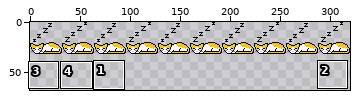
Sprite sheet -- kitty-kat.png. Above, an overview of the earlier version with the close-up marked.
Close-up. Old version:
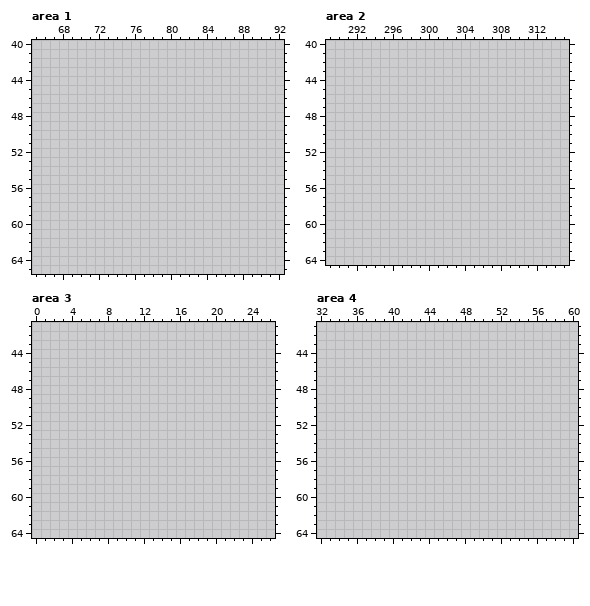
The file is 320x320 pixels. Shown: area 1: x 65..92, y 40..65; area 2: x 289..315, y 40..64; area 3: x 0..26, y 41..64; area 4: x 32..60, y 41..64. The wide view leaves out empty margins. The commit also changed other parts of the picture, which this record leaves out.
Once edited:
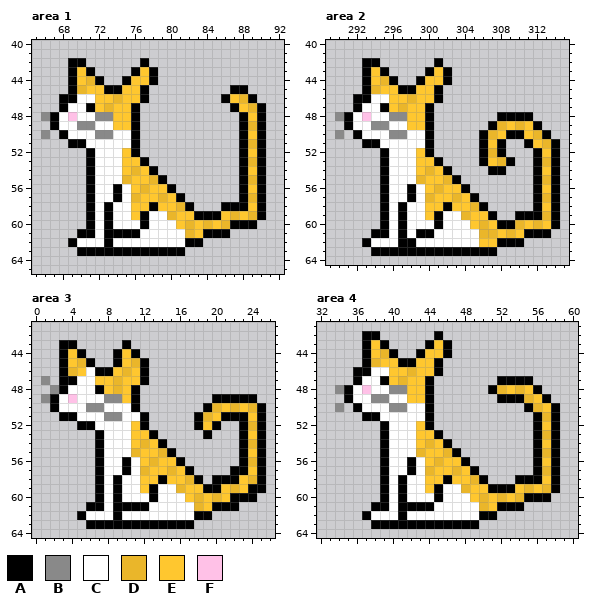
Palette (. is transparent): A #000000  B #898989  C #ffffff  D #eab62a  E #ffc72f  F #ffc1e7
From old to new:
Changed rows in their new state; - is an unchanged pixel.
Area 1:
first column x 66:
42 ---AA------A-------------
43 ---AEA----AEA------------
44 ---AEDA--AEEA------------
45 ---ADEEAAEEA---------AA--
46 --AACCEEDEEA--------AEDA-
47 --ACCAEDEEA----------AEDA
48 BACFCCBBEEA-----------AEA
49 -ACCBBCCEEA-----------ADA
50 B-ACCCBBCCA-----------AEA
51 ---AACCCCCA-----------ADA
52 -----ACCCEA-----------AEA
53 -----ACCCEEA----------ADA
54 -----ACCCEDEA---------AEA
55 -----ACCCDEEDA--------ADA
56 -----ACCACEDEEA-------AEA
57 -----ACCACDEEDEA------ADA
58 -----ACACCEEAEEDA---AAAEA
59 -----ACACCEACCDEEAAAEDEDA
60 -----ACACCCACCCEDEDEDAAA-
61 ----AACAAAACCCCCDEAAA----
62 ---ACCCACCCCCCCCAA-------
63 ----AAAAAAAAAAAA---------
Area 2:
first column x 290:
42 ---AA------A-------------
43 ---AEA----AEA------------
44 ---AEDA--AEEA------------
45 ---ADEEAAEEA-------------
46 --AACCEEDEEA-------------
47 --ACCAEDEEA--------------
48 BACFCCBBEEA-------AAAA---
49 -ACCBBCCEEA------ADEDEA--
50 B-ACCCBBCCA-----ADEAAEDA-
51 ---AACCCCCA-----AEA--AEDA
52 -----ACCCEA-----ADA---AEA
53 -----ACCCEEA----AEDA--ADA
54 -----ACCCEDEA----AA---AEA
55 -----ACCCDEEDA--------ADA
56 -----ACCACEDEEA-------AEA
57 -----ACCACDEEDEA------ADA
58 -----ACACCEEAEEDA-----AEA
59 -----ACACCEACCDEEA--AAADA
60 -----ACACCCACCCEDEAADEDEA
61 ----AACACAACCCCCDDEDEAAA-
62 ---ACCCAACCCCCCCEEAAA----
63 ----AAAAAAAAAAAAAA-------
Area 3:
first column x 1:
43 --AA-----A---------------
44 --AEA---AEA--------------
45 --AEDA--AEDA-------------
46 --ADECAAEDEA-------------
47 B-AACCEEDEEA-------------
48 -BACCCAEDEA--------------
49 BACFCCCBBEA--------AAAAA-
50 -ACCCBBCCCA-------ADEDEDA
51 --AACCCBBCCA-----ADEAAAEA
52 ----AACCCCEA-----AEA--ADA
53 ------ACCCEEA-----A---AEA
54 ------ACCCEDEA--------ADA
55 ------ACCCDEEDA-------AEA
56 ------ACCACEDEEA------ADA
57 ------ACCACDEEDEA----AAEA
58 ------ACACCEEAEEDA-AAAEDA
59 ------ACACCEACCDEEAAEDEAA
60 ------ACACCCACCCEDEDEAAA-
61 -----AACAAAACCCCCDEAAA---
62 ----ACCCACCCCCCCCAA------
63 -----AAAAAAAAAAAA--------
Area 4:
first column x 34:
42 ---AA------A-------------
43 ---AEA----AEA------------
44 ---AEDA--AEEA------------
45 ---ADEEAAEEA-------------
46 --AACCEEDEEA-------------
47 --ACCAEDEEA-------AAAA---
48 BACFCCBBEEA------ADEDEA--
49 -ACCBBCCEEA-------AAADEA-
50 B-ACCCBBCCA----------ADEA
51 ---AACCCCCA-----------ADA
52 -----ACCCEA-----------AEA
53 -----ACCCEEA----------ADA
54 -----ACCCEDEA---------AEA
55 -----ACCCDEEDA--------ADA
56 -----ACCACEDEEA-------AEA
57 -----ACCACDEEDEA------ADA
58 -----ACACCEEAEEDA---AAAEA
59 -----ACACCEACCDEEAAAEDEDA
60 -----ACACCCACCCEDEDEDAAA-
61 ----AACAAAACCCCCDEAAA----
62 ---ACCCACCCCCCCCAA-------
63 ----AAAAAAAAAAAA---------
Boxes around the changes in both close-ups, in picture pixels (x1, y1, x2, y2):
added: (41, 58, 266, 256)
added: (335, 58, 560, 256)
added: (41, 340, 266, 529)
added: (335, 331, 560, 529)
